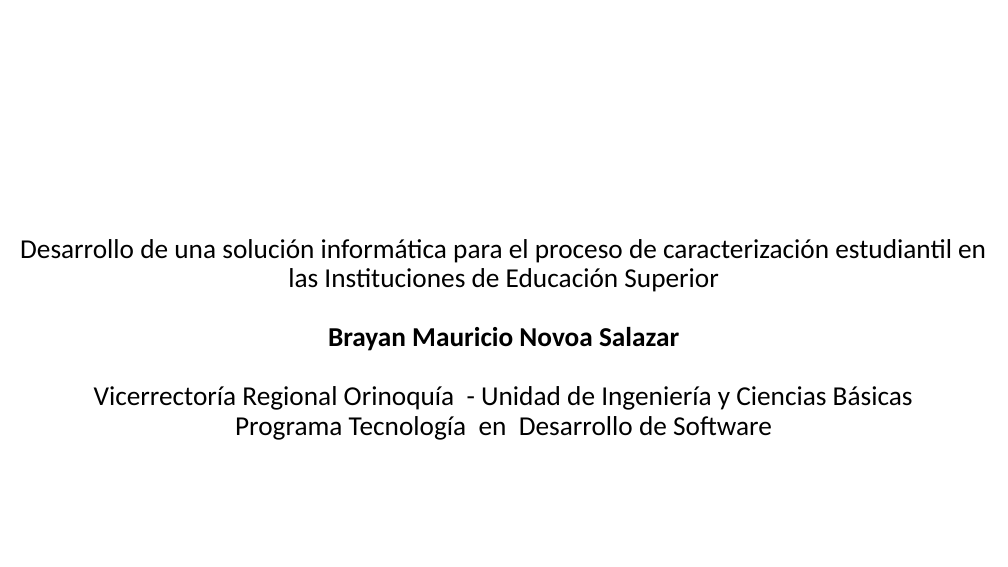
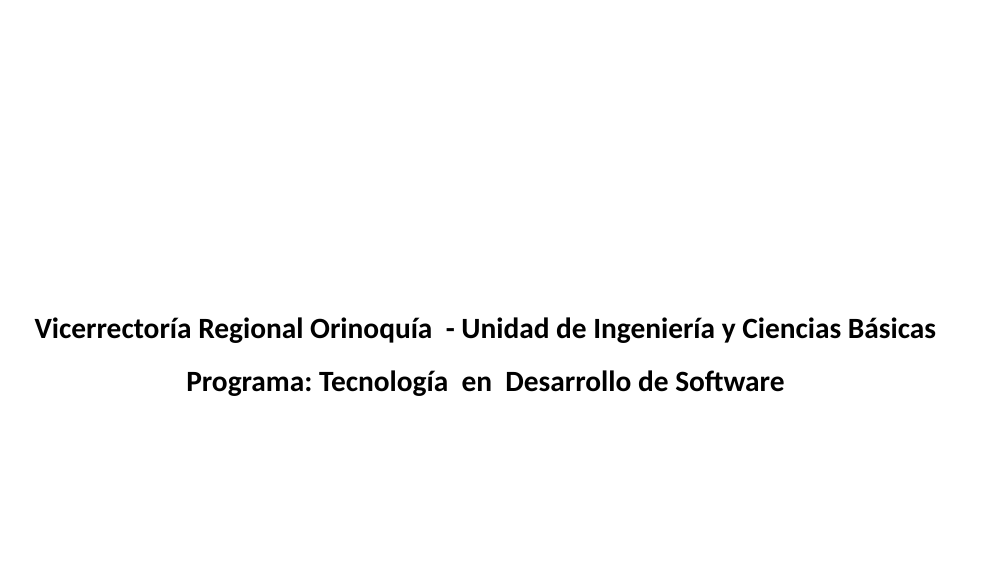
Before and after one commit to BrayanNovoa/uniminuto, a slide deck: slide 1 of expo/expo.pptx. Drawn at 1008x567 pixels with LibreOffice and Linux fonts; fonts in the diff are those of the drawing; background and template pictures are left out. Boxes give left, top, right and bottom in pixels: in the first picture for what was removed or moved away, otherwise in the second. Text is boxed around its words. In the diff, an @@ line names an element or a change of style, - is before the commit and + after.

```diff
--- a/expo/expo.pptx
+++ b/expo/expo.pptx
@@ title at [35, 317, 936, 396]: text changed; size 26 to 28 pt; text colour #464646 to #000000; bold on @@
-Desarrollo de una solución informática para el proceso de caracterización estudiantil en las Instituciones de Educación Superior
-Brayan Mauricio Novoa Salazar
-Vicerrectoría Regional Orinoquía - Unidad de Ingeniería y Ciencias Básicas
-Programa Tecnología en Desarrollo de Software
+Vicerrectoría Regional Orinoquía - Unidad de Ingeniería y Ciencias Básicas
+Programa: Tecnología en Desarrollo de Software
```
Also in this commit, not shown: 10 other slides changed, 19 slides added, 5 slides removed, 1 other file.
